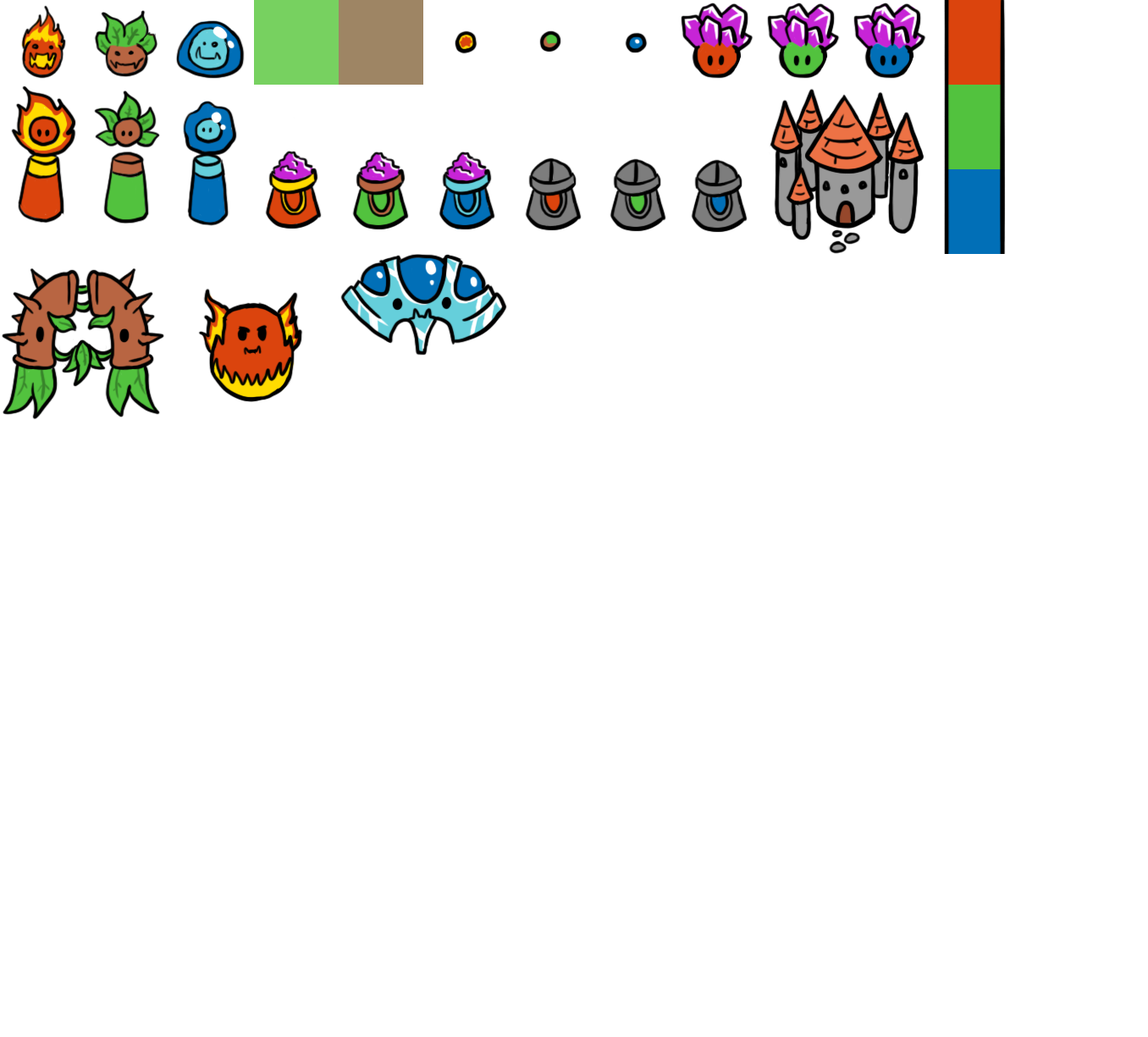
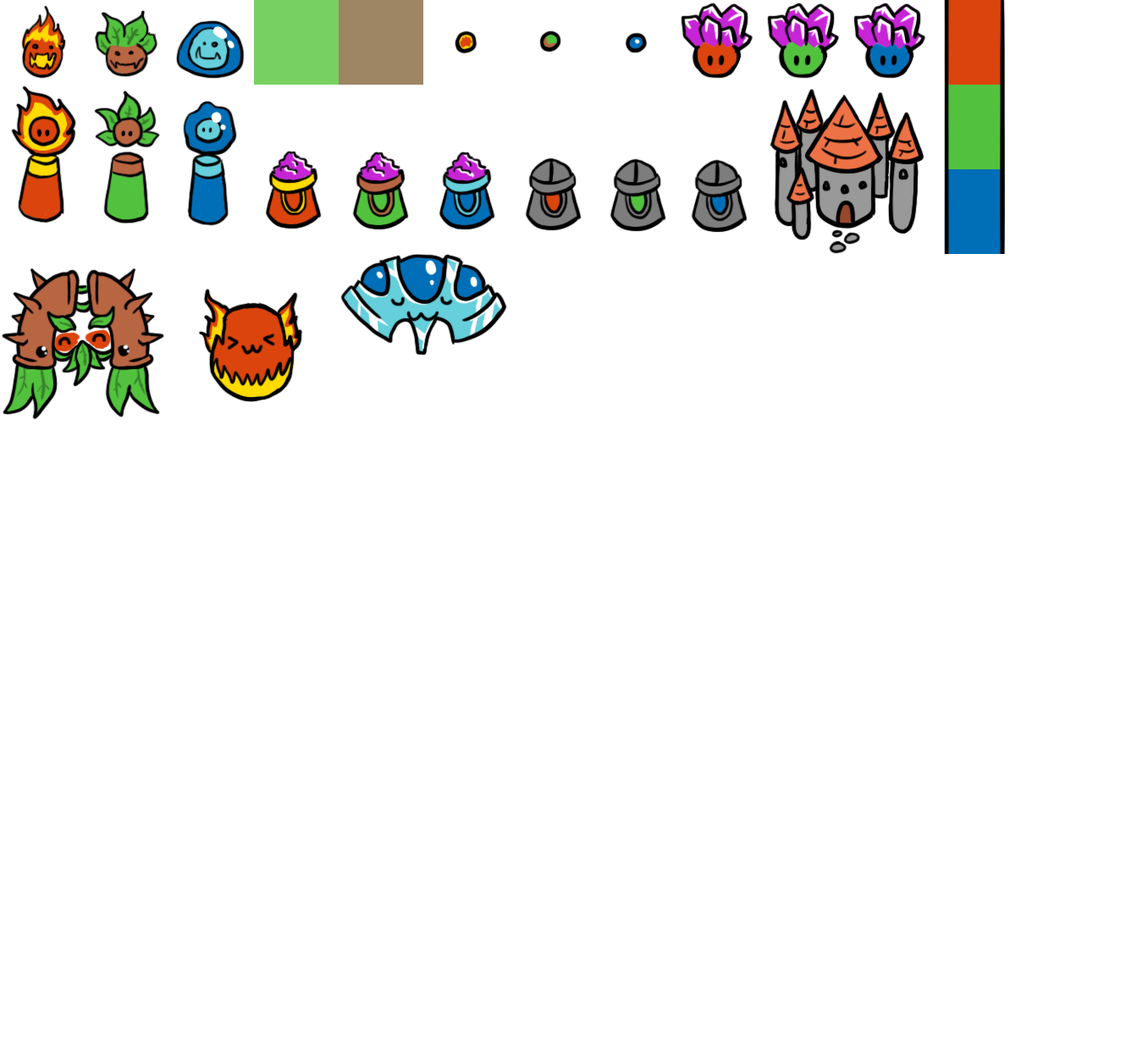
Revision of a layered w=1148, h=1037 image; what changed, layer by layer:
painted on "Layer 8" over (27, 295, 454, 360)
painted on "Layer 2" over (239, 298, 450, 353)
